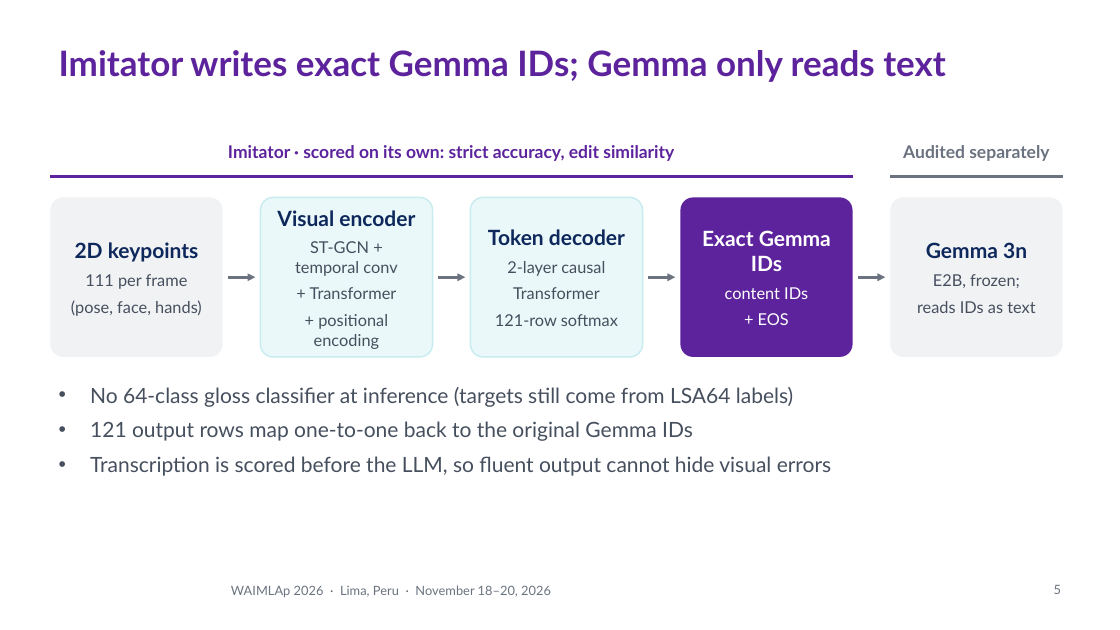
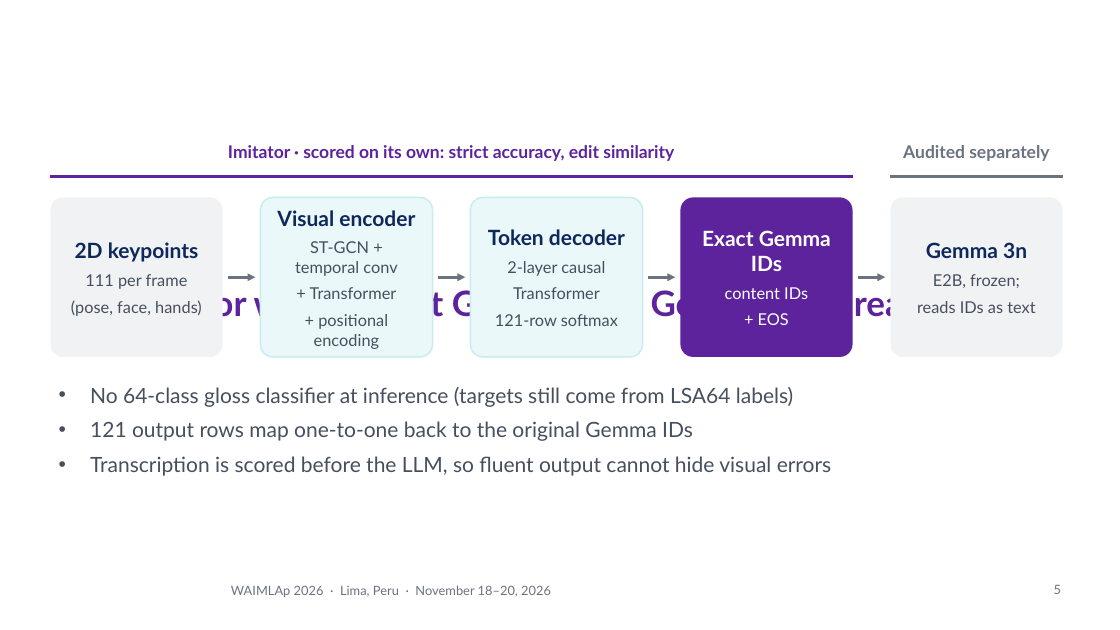
Before and after one commit to Percep3/Imitator, a slide deck: slide 5 of presentation/waimlap2026/imitator_waimlap2026.pptx. Drawn at 1120x630 pixels with LibreOffice and Linux fonts; fonts in the diff are those of the drawing; background and template pictures are left out. Boxes give left, top, right and bottom in pixels: in the first picture for what was removed or moved away, otherwise in the second. Text is boxed around its words. In the diff, an @@ line names an element or a change of style, - is before the commit and + after.

```diff
--- a/presentation/waimlap2026/imitator_waimlap2026.pptx
+++ b/presentation/waimlap2026/imitator_waimlap2026.pptx
@@ title "Imitator writes exact Gemma IDs; ..." rewrapped from (59, 50, 946, 82) to (122, 286, 1009, 323) @@
```
Also in this commit, not shown: 2 other slides changed, 2 other files.
